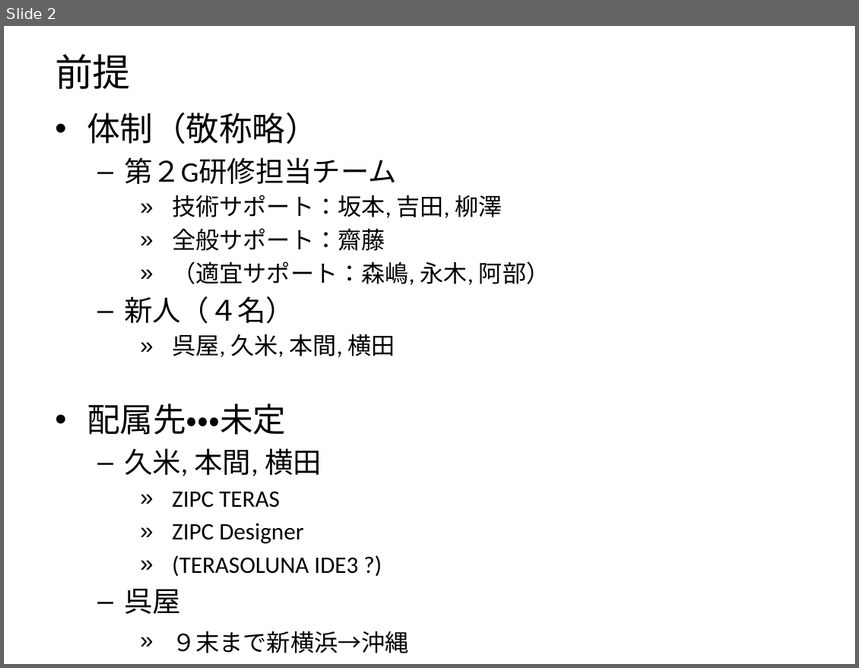
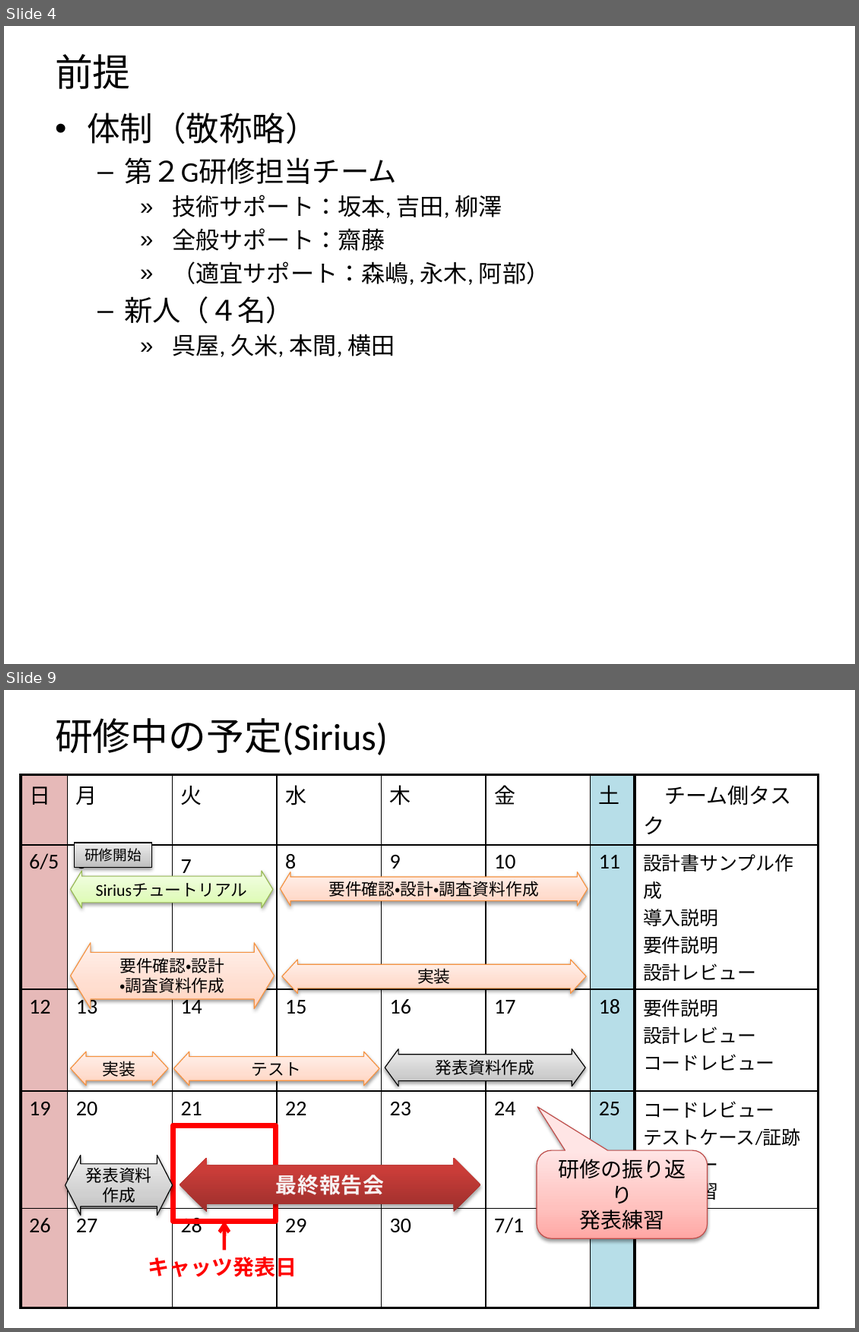
Before and after one commit to N-Saito/Training, a slide deck: 全体説明.pptx. Shown one above the other, each under a label of ours: slide 2 before the commit, slides 4 and 9 after it; the slides between them are not shown. The pictures are 859x668 and 859x1332 pixels, drawn with LibreOffice and Linux fonts; fonts in the diff are those of the drawing. Boxes give left, top, right and bottom in pixels: in the first picture for what was removed or moved away, otherwise in the second. Text is boxed around its words. In the diff, an @@ line names an element or a change of style, - is before the commit and + after.

```diff
--- a/全体説明.pptx
+++ b/全体説明.pptx
@@ slide 9 added at [4,690,855,1328], background #FFFFFF @@
@@ title added at [55,718,388,755], 32 pt, text #000000 @@
+研修中の予定(Sirius)
@@ table added at [21,774,819,1237], 5 rows, 8 columns @@
+日 | 月 | 火 | 水 | 木 | 金 | 土 | チーム側タスク
+6/5 | 6 | 7 | 8 | 9 | 10 | 11 | 設計書サンプル作成 / 導入説明 / 要件説明 設計レビュー
+12 | 13 | 14 | 15 | 16 | 17 | 18 | 要件説明 / 設計レビュー コードレビュー
+19 | 20 | 21 | 22 | 23 | 24 | 25 | コードレビュー / テストケース/証跡レビュー / 発表練習
+26 | 27 | 28 | 29 | 30 | 7/1 |  | 
@@ rectangle added at [75,844,152,868], fill gradient #BDBDBD to #D1D1D1 to #EEEEEE, outline #000000 0.75 pt, 12 pt, text #000000 @@
+研修開始
@@ left right arrow added at [70,870,273,908], fill gradient #DAFDA7 to #E4FCC2 to #F5FFE7, outline #98B955 0.75 pt, 14 pt, text #000000 @@
+Siriusチュートリアル
@@ left right arrow added at [281,872,588,906], fill gradient #FFD2BD to #FFDED0 to #FFF2ED, outline #F69240 0.75 pt, 14 pt, text #000000 @@
+要件確認・設計・調査資料作成
@@ left right arrow added at [70,943,274,1009], fill gradient #FFD2BD to #FFDED0 to #FFF2ED, outline #F69240 0.75 pt, 14 pt, text #000000 @@
+要件確認・設計
+・調査資料作成
@@ left right arrow added at [282,960,586,994], fill gradient #FFD2BD to #FFDED0 to #FFF2ED, outline #F69240 0.75 pt, 14 pt, text #000000 @@
+実装
@@ left right arrow added at [70,1052,168,1086], fill gradient #FFD2BD to #FFDED0 to #FFF2ED, outline #F69240 0.75 pt, 14 pt, text #000000 @@
+実装
@@ left right arrow added at [173,1052,379,1086], fill gradient #FFD2BD to #FFDED0 to #FFF2ED, outline #F69240 0.75 pt, 14 pt, text #000000 @@
+テスト
@@ left right arrow added at [386,1049,586,1087], fill gradient #BDBDBD to #D1D1D1 to #EEEEEE, outline #000000 0.75 pt, 14 pt, text #000000 @@
+発表資料作成
@@ rectangle added at [173,1125,275,1222], outline #FF0000 4.5 pt @@
@@ left right arrow added at [66,1156,173,1216], fill gradient #BDBDBD to #D1D1D1 to #EEEEEE, outline #000000 0.75 pt, 14 pt, text #000000 @@
+発表資料作成
@@ left right arrow added at [180,1158,481,1213], fill gradient #9C2F2D to #CB3E3A to #CE3B37, 18 pt, text #FCFCFD at 95% opacity, bold @@
+最終報告会
@@ rounded speech box added at [537,1151,707,1239], fill gradient #FFA6A5 to #FFC0BF to #FFE7E7, outline #BF4C48 0.75 pt, 18 pt, text #000000 @@
+研修の振り返り
+発表練習
@@ arrow added from (224, 1250) to (224, 1221), #FF0000 3 pt @@
@@ text added at [148,1254,297,1281], 18 pt, text #FF0000, bold @@
+キャッツ発表日
@@ what was slide 2 is now slide 4 @@
@@ slide 4 changed as well @@
@@ text at [87,404,409,654]: paragraphs removed @@
-• 配属先・・・未定
-  – 久米, 本間, 横田
-    » ZIPC TERAS
-    » ZIPC Designer
-    » (TERASOLUNA IDE3 ?)
-  – 呉屋
-    » ９末まで新横浜→沖縄
```
Also in this commit, not shown: 4 other slides changed, 5 other slides added, 4 slides removed.
